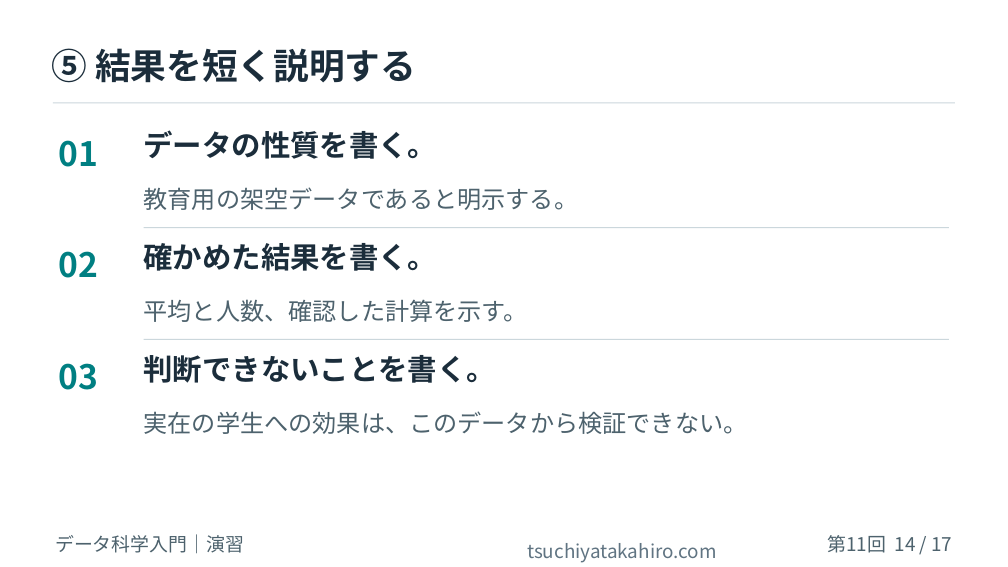
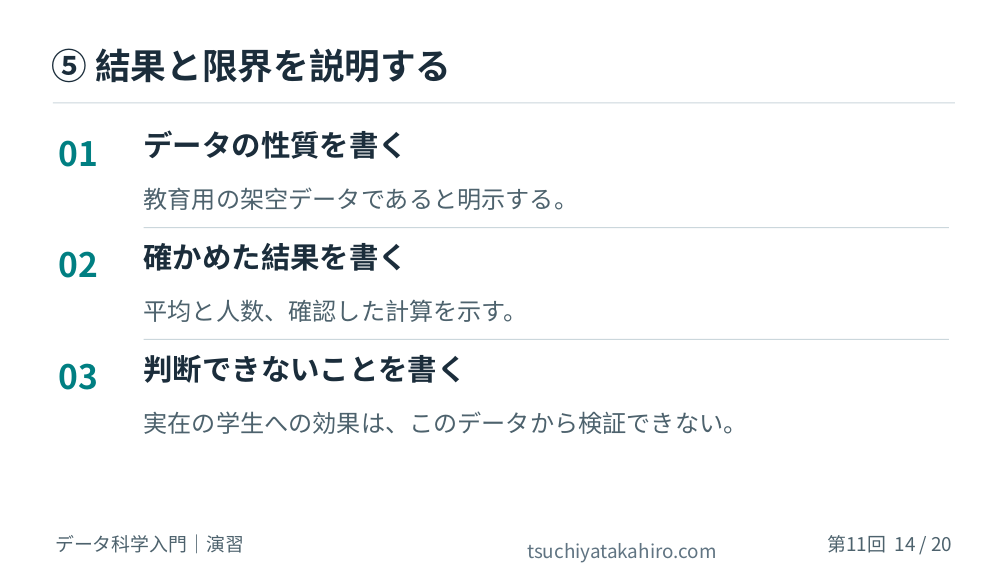
Before and after one commit to tsuchiyatakahirolab/ai-data-literacy, a slide deck: slide 14 of slides/Week11_AI_Data_Analysis.pptx. Drawn at 1008x567 pixels with LibreOffice and Linux fonts; fonts in the diff are those of the drawing; background and template pictures are left out. Boxes give left, top, right and bottom in pixels: in the first picture for what was removed or moved away, otherwise in the second. Text is boxed around its words. In the diff, an @@ line names an element or a change of style, - is before the commit and + after.

```diff
--- a/slides/Week11_AI_Data_Analysis.pptx
+++ b/slides/Week11_AI_Data_Analysis.pptx
@@ text at [51,48,452,83]: text changed @@
-⑤ 結果を短く説明する
+⑤ 結果と限界を説明する
@@ text at [144,130,408,159]: text changed @@
-データの性質を書く。
+データの性質を書く
@@ text at [144,243,408,271]: text changed @@
-確かめた結果を書く。
+確かめた結果を書く
@@ text at [144,355,467,383]: text changed @@
-判断できないことを書く。
+判断できないことを書く
@@ text at [827,535,953,553]: text changed @@
-第11回 14 / 17
+第11回 14 / 20
```
Also in this commit, not shown: 15 other slides changed, 4 slides added, 1 slide removed, 37 other files.
